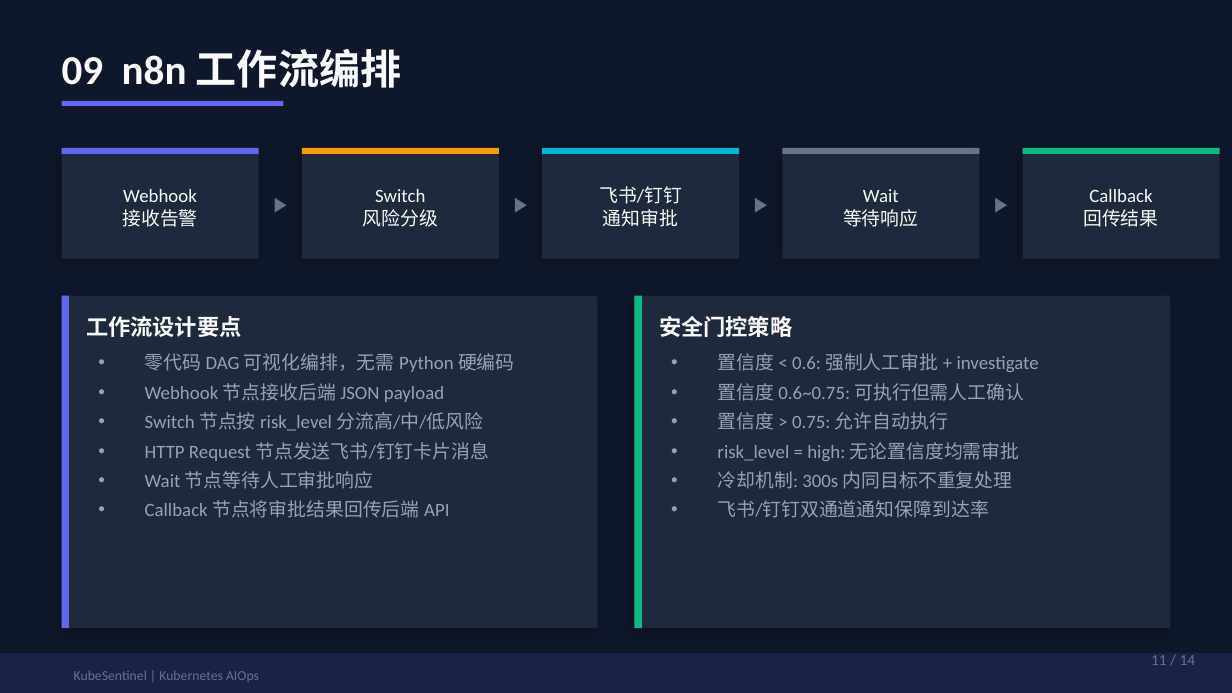
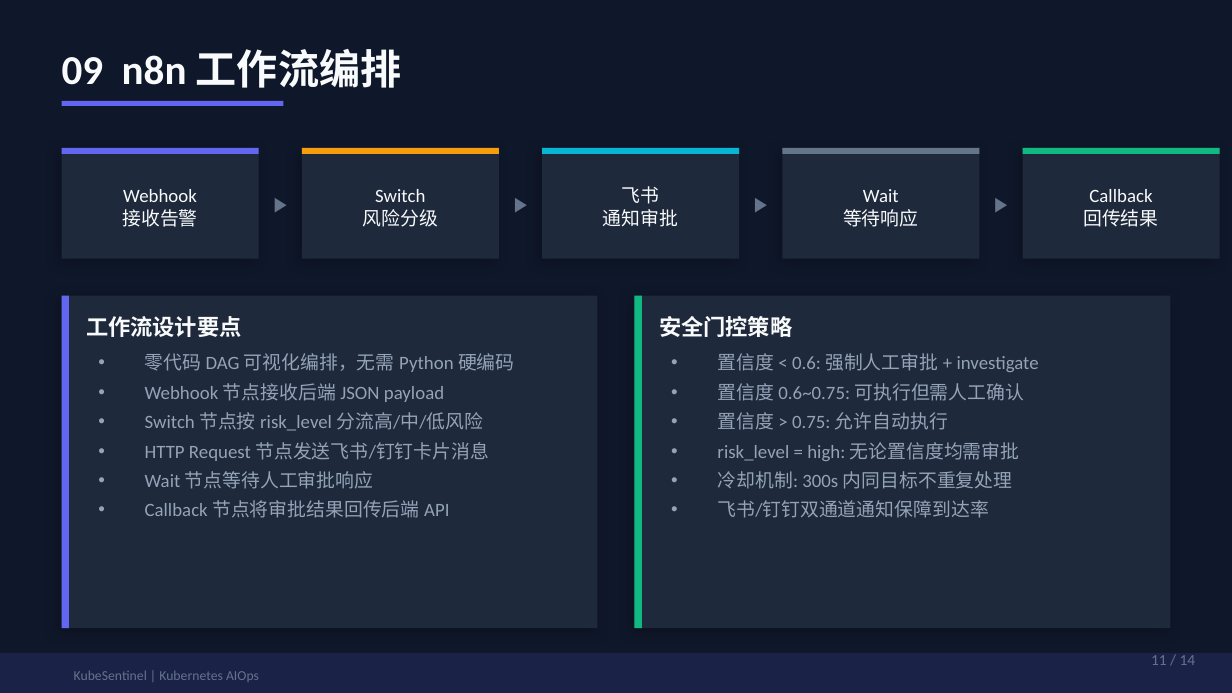
Before and after one commit to liuyu6610/kubenete-Aiops, a slide deck: slide 11 of docs/KubeSentinel-GraduationDefense.pptx. Drawn at 1232x693 pixels with LibreOffice and Linux fonts; fonts in the diff are those of the drawing. Boxes give left, top, right and bottom in pixels: in the first picture for what was removed or moved away, otherwise in the second. Text is boxed around its words. In the diff, an @@ line names an element or a change of style, - is before the commit and + after.

```diff
--- a/docs/KubeSentinel-GraduationDefense.pptx
+++ b/docs/KubeSentinel-GraduationDefense.pptx
@@ text at <box>622,186,660,204</box>: text changed @@
-飞书/钉钉
+飞书
```
Also in this commit, not shown: 5 other slides changed, 4 other files.
